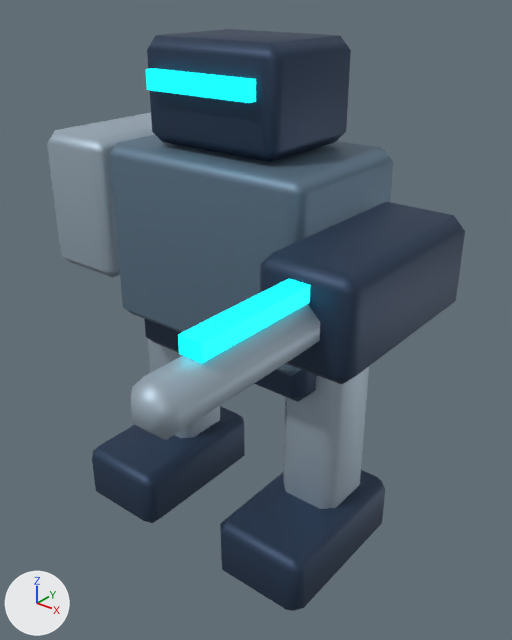
The glTF model assets/models/sentinel.glb: old version first, new version second.
The view is the same before and after, from a camera (50 mm lens) standing at (1.46, -1.79, 1.92) and looking at (0.18, -0.19, 0.93). The axes (+X, +Y, +Z) are drawn at lower left. The lights are the same throughout. The picture after the commit comes second.

The first picture shows 'Accelerator barrel', 'Foot', 'Foot.001', 'Helmet', 'Leg actuator', 'Leg actuator.001', 'Pelvis', 'Shoulder shield', 'Torso', 'Visor', 'Weapon cradle', 'Weapon tracer'.
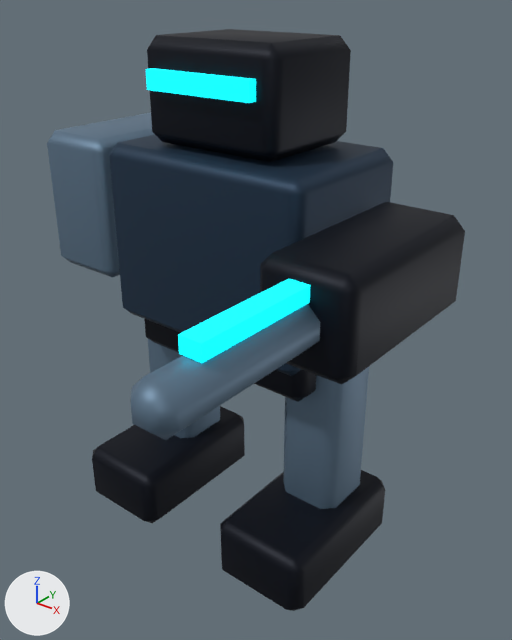
Where the change shows, as pixel boxes [x1, y1, x2, y2] in the pictures (512 x 640 px):
'Torso', recoloured (blue to dark blue)
    both: [109, 135, 393, 376]
'Weapon cradle', recoloured (dark blue to black)
    both: [260, 202, 465, 385]
'Helmet', recoloured (dark blue to black)
    both: [147, 29, 351, 162]
'Foot.001', recoloured (dark blue to black)
    both: [220, 470, 385, 611]
'Accelerator barrel', recoloured (darker)
    both: [131, 304, 320, 440]
'Foot', recoloured (dark blue to black)
    both: [92, 406, 245, 523]
'Shoulder shield', recoloured (darker)
    both: [47, 113, 155, 277]
'Leg actuator.001', recoloured (darker)
    both: [283, 367, 369, 509]
'Pelvis', recoloured
    both: [144, 319, 316, 402]
'Leg actuator', recoloured (darker)
    both: [148, 339, 220, 438]

The change, as a diff of the scene's bpy script:
```diff
--- a/assets/models/sentinel.glb.py
+++ b/assets/models/sentinel.glb.py
@@ mat_dark @@
 mat_dark = principled_material('dark')
-mat_dark.base_color = (0.0314, 0.0588, 0.114)  # dark blue #32455f
+mat_dark.base_color = (0.00243, 0.00478, 0.0123)  # black #080f1d
 mat_dark.metallic = 0.55
@@ mat_edge @@
 mat_edge = principled_material('edge')
-mat_edge.base_color = (0.412, 0.51, 0.596)  # light grey #acbdcb
+mat_edge.base_color = (0.141, 0.223, 0.314)  # blue #698298
 mat_edge.metallic = 0.55
@@ mat_armor @@
 mat_armor = principled_material('armor')
-mat_armor.base_color = (0.149, 0.235, 0.322)  # blue #6c859a
+mat_armor.base_color = (0.0194, 0.0452, 0.0844)  # dark blue #263c52
 mat_armor.metallic = 0.55
```
